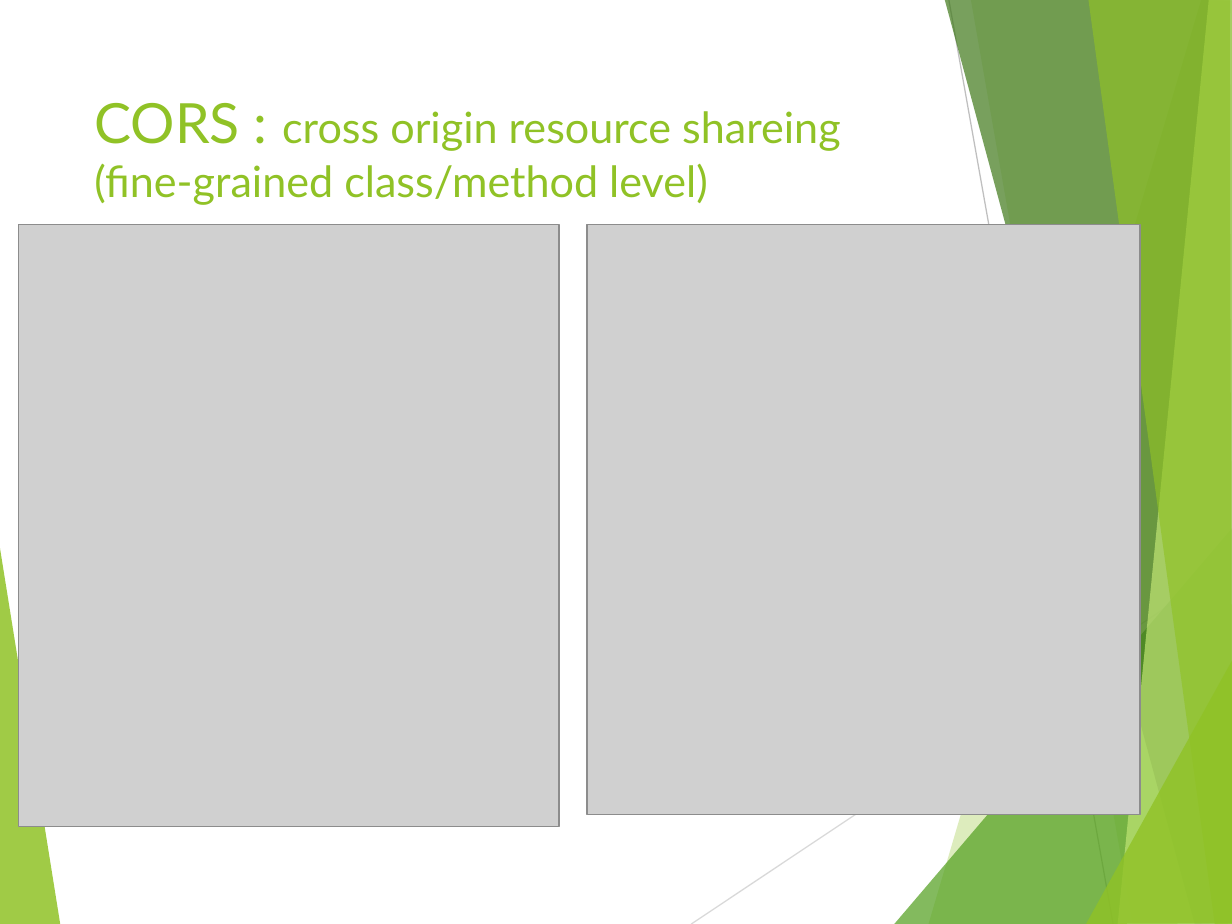
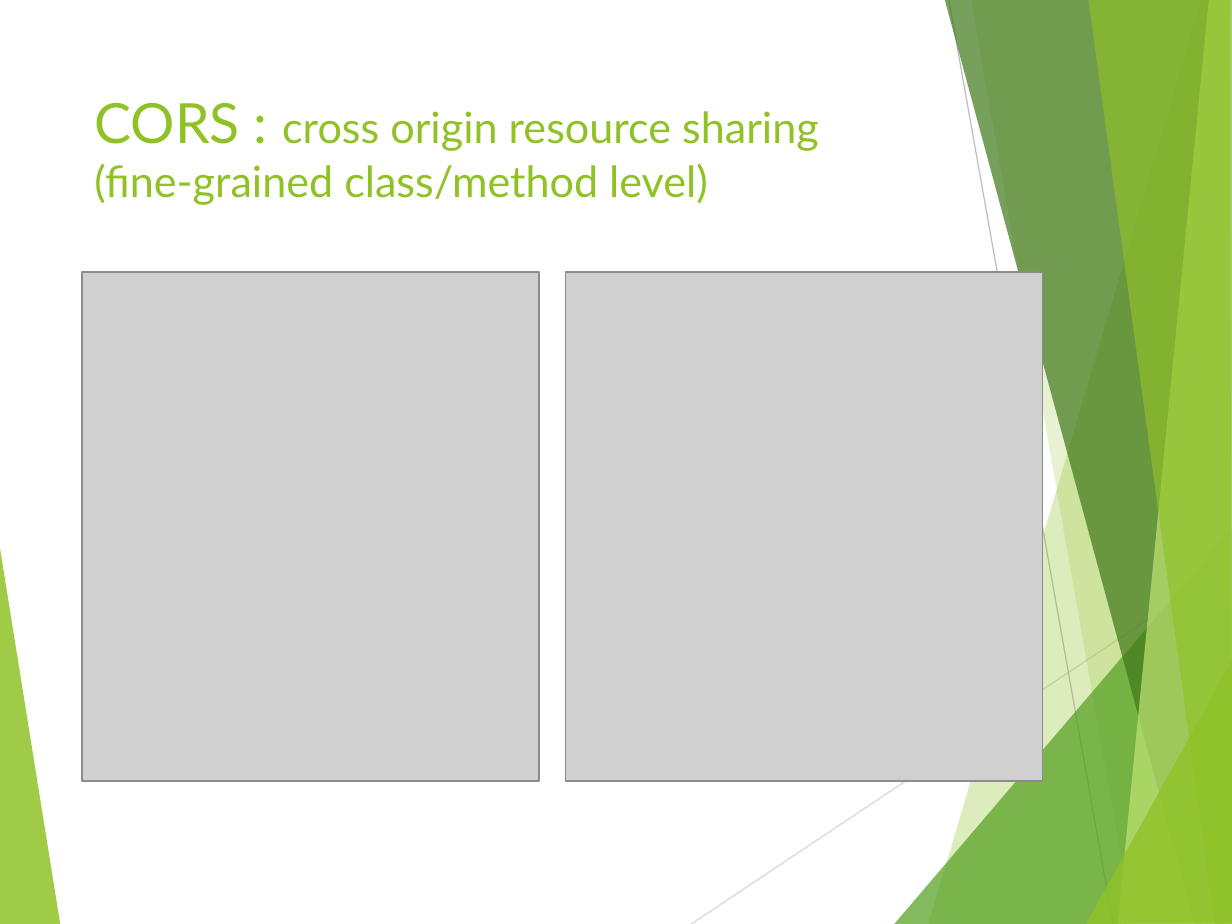
Before and after one commit to liqichen168/Course-May-2019, a slide deck: slide 17 of powerpoints/3_MVC.pptx (slide 20 before the commit). Drawn at 1232x924 pixels with LibreOffice and Linux fonts; fonts in the diff are those of the drawing; grey boxes stand for pictures. Boxes give left, top, right and bottom in pixels: in the first picture for what was removed or moved away, otherwise in the second. Text is boxed around its words. In the diff, an @@ line names an element or a change of style, - is before the commit and + after.

```diff
--- a/powerpoints/3_MVC.pptx
+++ b/powerpoints/3_MVC.pptx
@@ title at <box>94,103,819,205</box>: text changed @@
-CORS : cross origin resource shareing
-(fine-grained class/method level)
+CORS : cross origin resource sharing
+(fine-grained class/method level)
@@ picture: place and size @@
-picture at <box>18,224,559,827</box>
+picture at <box>83,272,540,781</box>
@@ picture: place and size @@
-picture at <box>586,224,1140,814</box>
+picture at <box>565,272,1042,781</box>
```
Also in this commit, not shown: 5 other slides changed, 7 slides added, 7 slides removed.
